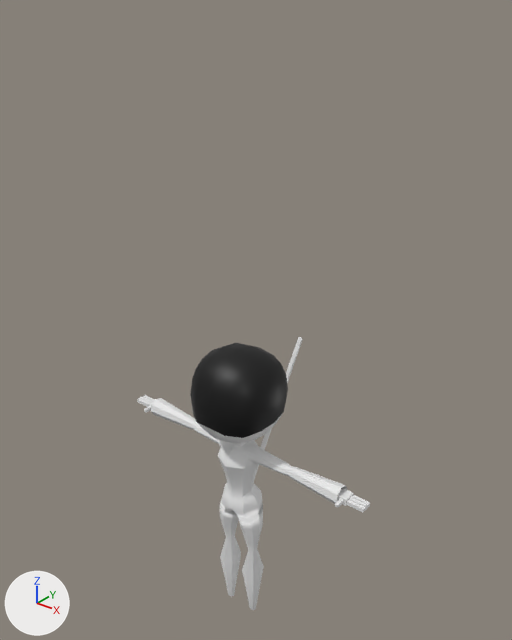
The Blender file 06.06.2025_Nurse_Drones.blend, before and after one commit.
Before and after are seen from a 50 mm lens placed at (6.15, -7.27, 5.85), pointed at (-0.19, 0.66, 0.94). Every picture has the same lights, and +X, +Y and +Z are marked at lower left.

In view in the first picture: 'Body'.
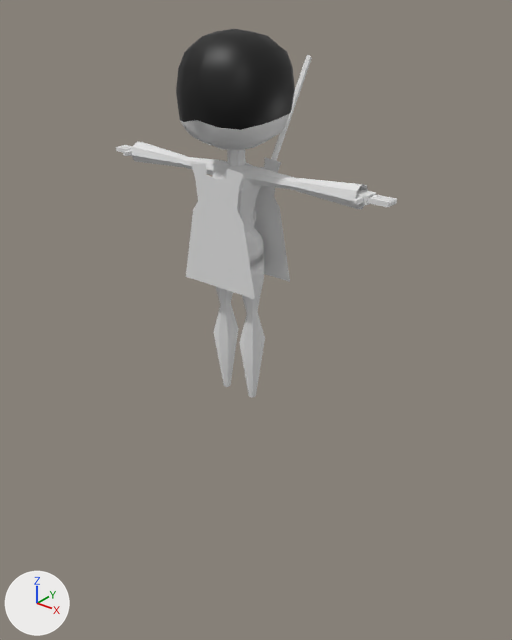
Where the change shows, as pixel boxes (x1, y1, x2, y2) in the pictures (512 x 640 px):
'Body', moved
    before: (137, 337, 370, 610)
    after: (116, 29, 397, 398)
'Плоскость', added
    after: (186, 157, 290, 299)

Edits to the bpy script that builds the scene:
```text
Change me_body_mesh:
    where me_body_mesh.from_pydata(...)  # 693 vertices, 668 faces, 1 loose edge; spans x -2.36..2.36, y -1.04..1.37, z -2.59..2.66
    used by ob_body; location = (0.0, 0.29, -1.92)
    me_body_mesh part 1: the whole mesh is moved by (0.0, 0.29, 2.6)
Add me_плоскость:
    me_плоскость.from_pydata(...)  # 56 vertices, 34 faces, 8 loose edges; spans x 0.0..1.1, y -1.83..1.08, z -1.34..0.0
    me_плоскость.polygons.foreach_set('use_smooth', [True] * 34)
Change ob_body:
    ob_body.location: (0.0, 0.29, -1.92) -> (0.0, 0.0, 0.0)
Add ob_плоскость:
    ob_плоскость = bpy.data.objects.new('Плоскость', me_плоскость)
    ob_плоскость.location = (0.0, -0.41, 2.98)
    ob_плоскость.rotation_euler = (1.571, 0.0, 0.0)  # degrees (90, 0, 0)
    ob_плоскость.scale = (0.593, 0.593, 0.593)
    _m = ob_плоскость.modifiers.new('Зеркало', 'MIRROR')
    _m.use_clip = True
```
